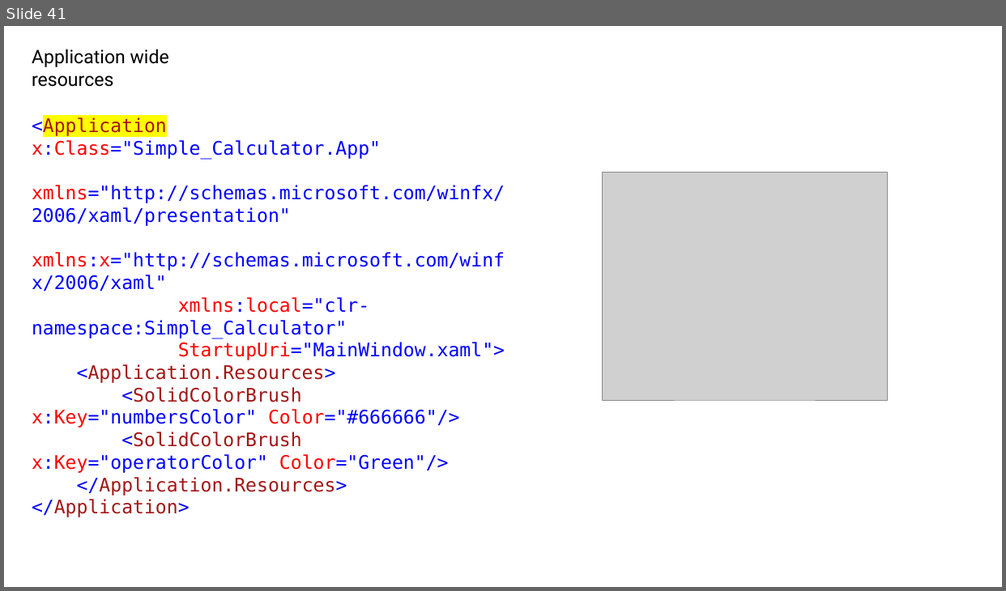
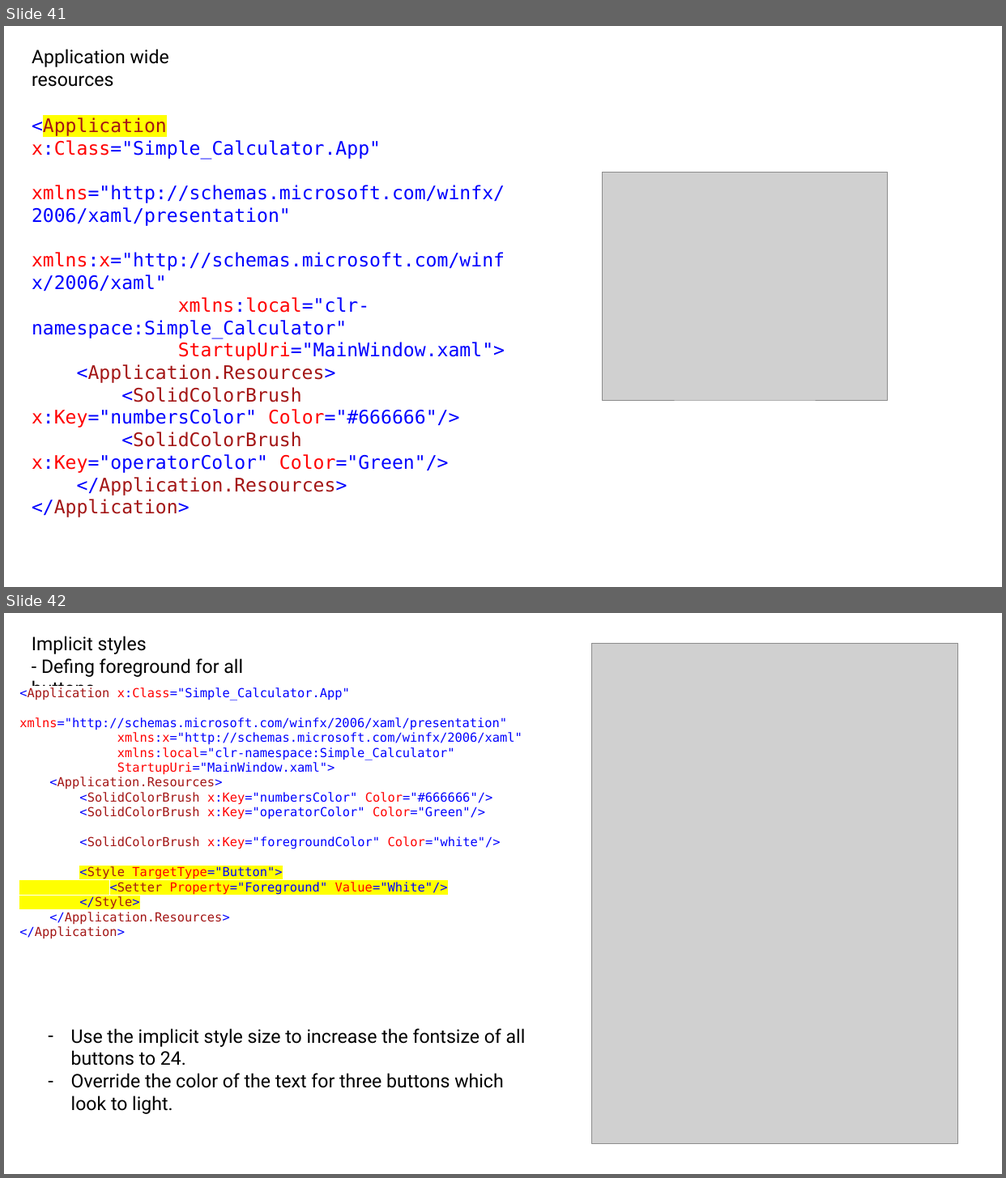
Before and after one commit to DanielZdebski/Simple-Calculator, a slide deck: Simple Calculator/presentation/My WPF notes.pptx. Shown one above the other, each under a label of ours: slide 41 before the commit, slides 41 and 42 after it. The pictures are 1006x591 and 1006x1178 pixels, drawn with LibreOffice and Linux fonts; fonts in the diff are those of the drawing; grey boxes stand for pictures. Boxes give left, top, right and bottom in pixels: in the first picture for what was removed or moved away, otherwise in the second. Text is boxed around its words. In the diff, an @@ line names an element or a change of style, - is before the commit and + after.

Commit message:
Finshed the Simple Calculator, and added a new project Desktop Contacts App.

```diff
--- a/Simple Calculator/presentation/My WPF notes.pptx
+++ b/Simple Calculator/presentation/My WPF notes.pptx
@@ slide 42 added at [4, 613, 1002, 1174], background #FFFFFF @@
@@ text added at [32, 636, 243, 700], 18 pt, text #000000 @@
+Implicit styles
+- Defing foreground for all buttons.
@@ picture added at [592, 643, 958, 1144] @@
@@ text added at [19, 688, 522, 939], 12 pt, text #0000FF @@
+<Application x:Class="Simple_Calculator.App"
+xmlns="http://schemas.microsoft.com/winfx/2006/xaml/presentation"
+xmlns:x="http://schemas.microsoft.com/winfx/2006/xaml"
+xmlns:local="clr-namespace:Simple_Calculator"
+StartupUri="MainWindow.xaml">
+<Application.Resources>
+<SolidColorBrush x:Key="numbersColor" Color="#666666"/>
+<SolidColorBrush x:Key="operatorColor" Color="Green"/>
+<SolidColorBrush x:Key="foregroundColor" Color="white"/>
+<Style TargetType="Button">
+<Setter Property="Foreground" Value="White"/>
+</Style>
+</Application.Resources>
+</Application>
@@ text added at [71, 1029, 526, 1114], 18 pt, text #000000 @@
+– Use the implicit style size to increase the fontsize of all buttons to 24.
+– Override the color of the text for three buttons which look to light.
```
Also in this commit, not shown: 13 other slides added, 14 slides removed, 14 other files.
